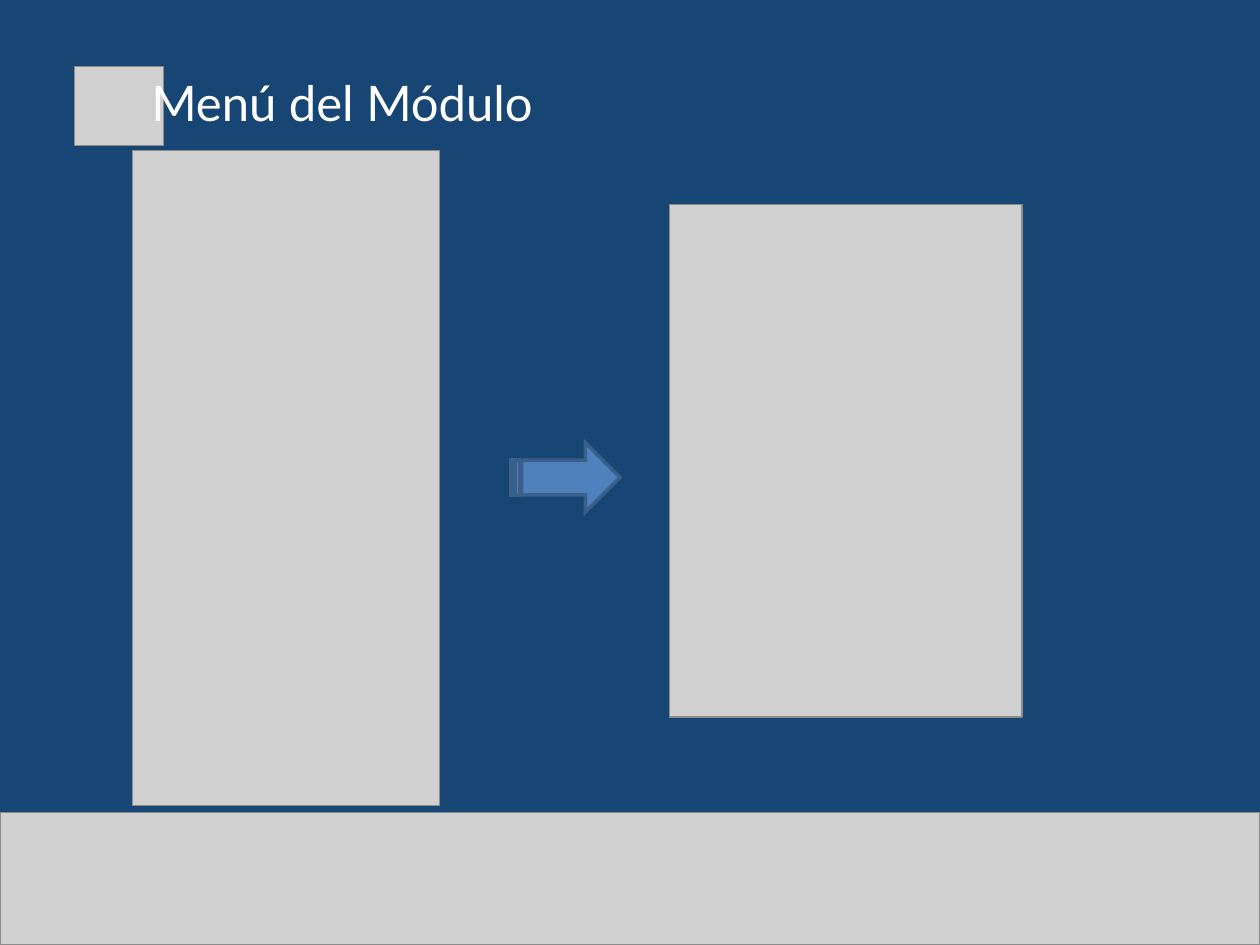
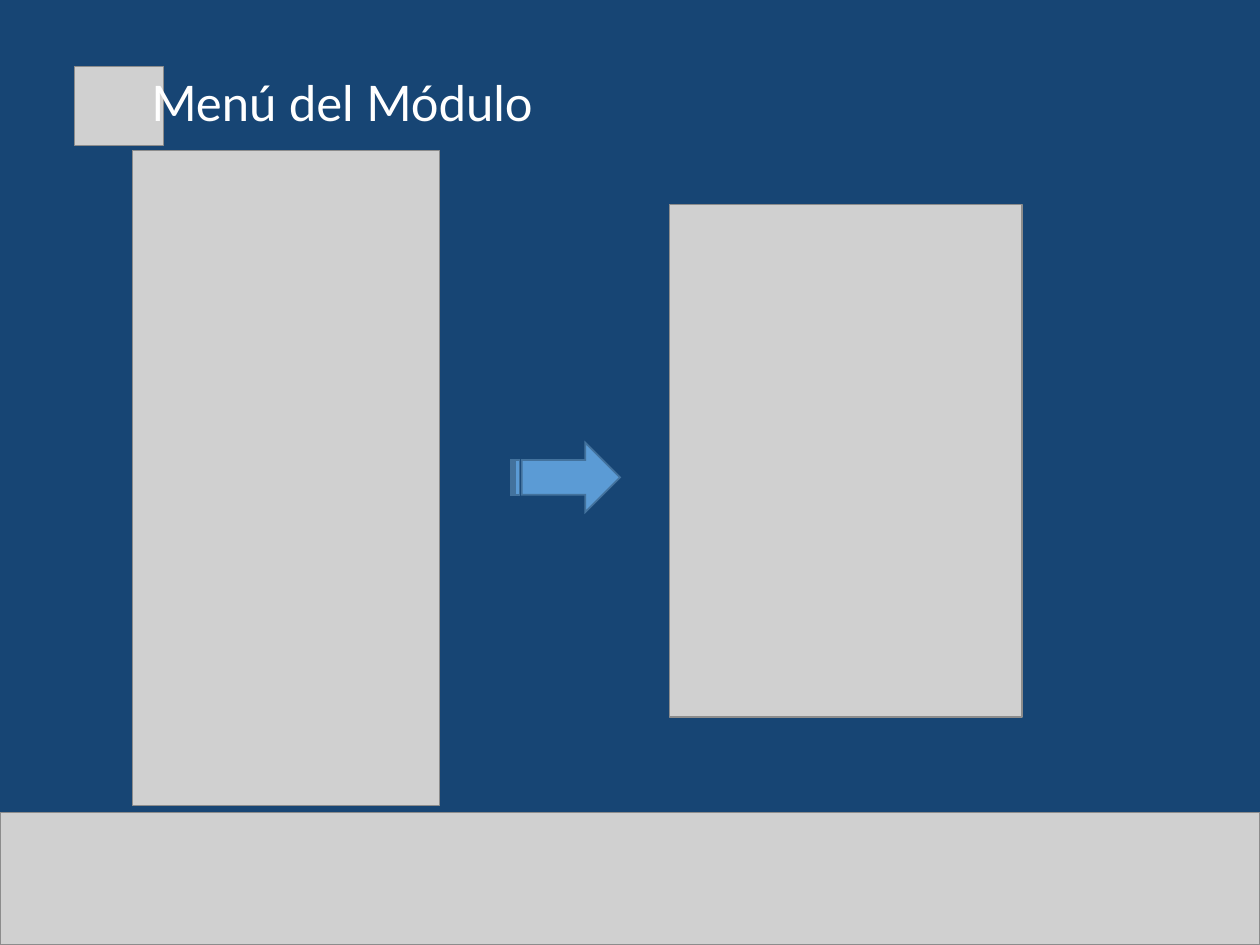
Before and after one commit to gabulopezmdq-ui/Eventia, a slide deck: slide 5 of Documentacion/DocumentacionProyecto/Instructivos/MEC_Instructivo6 - Movimientos-Educacion.pptx. Drawn at 1260x945 pixels with LibreOffice and Linux fonts; fonts in the diff are those of the drawing; grey boxes stand for pictures. Boxes give left, top, right and bottom in pixels: in the first picture for what was removed or moved away, otherwise in the second. Text is boxed around its words. In the diff, an @@ line names an element or a change of style, - is before the commit and + after.

```diff
--- a/Documentacion/DocumentacionProyecto/Instructivos/MEC_Instructivo6 - Movimientos-Educacion.pptx
+++ b/Documentacion/DocumentacionProyecto/Instructivos/MEC_Instructivo6 - Movimientos-Educacion.pptx
@@ striped right arrow at [512,442,621,512]: fill #4F81BD to #5B9BD5; outline #3A5F8C 2 pt to #43739E 1 pt @@
```
Also in this commit, not shown: 2 other slides changed, 1 slide added.
